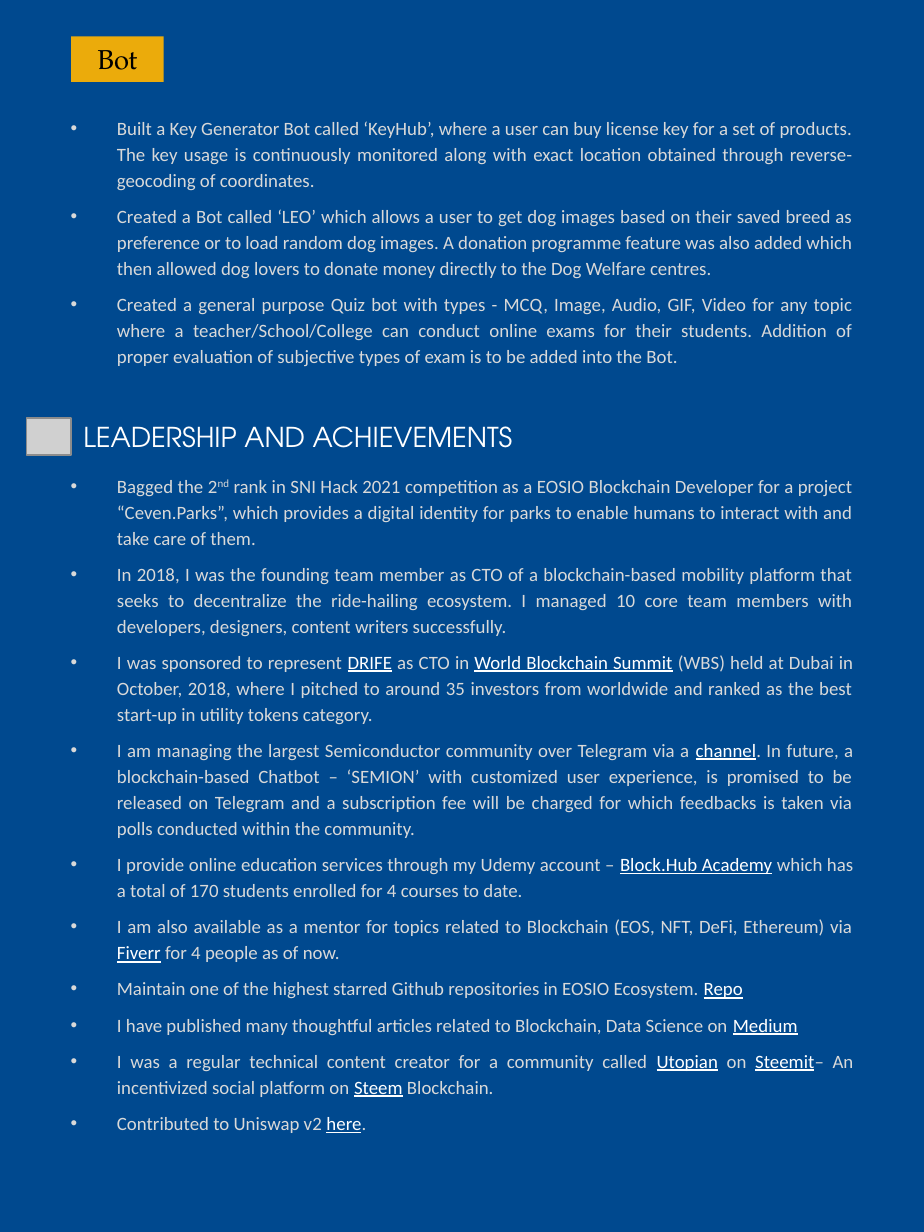
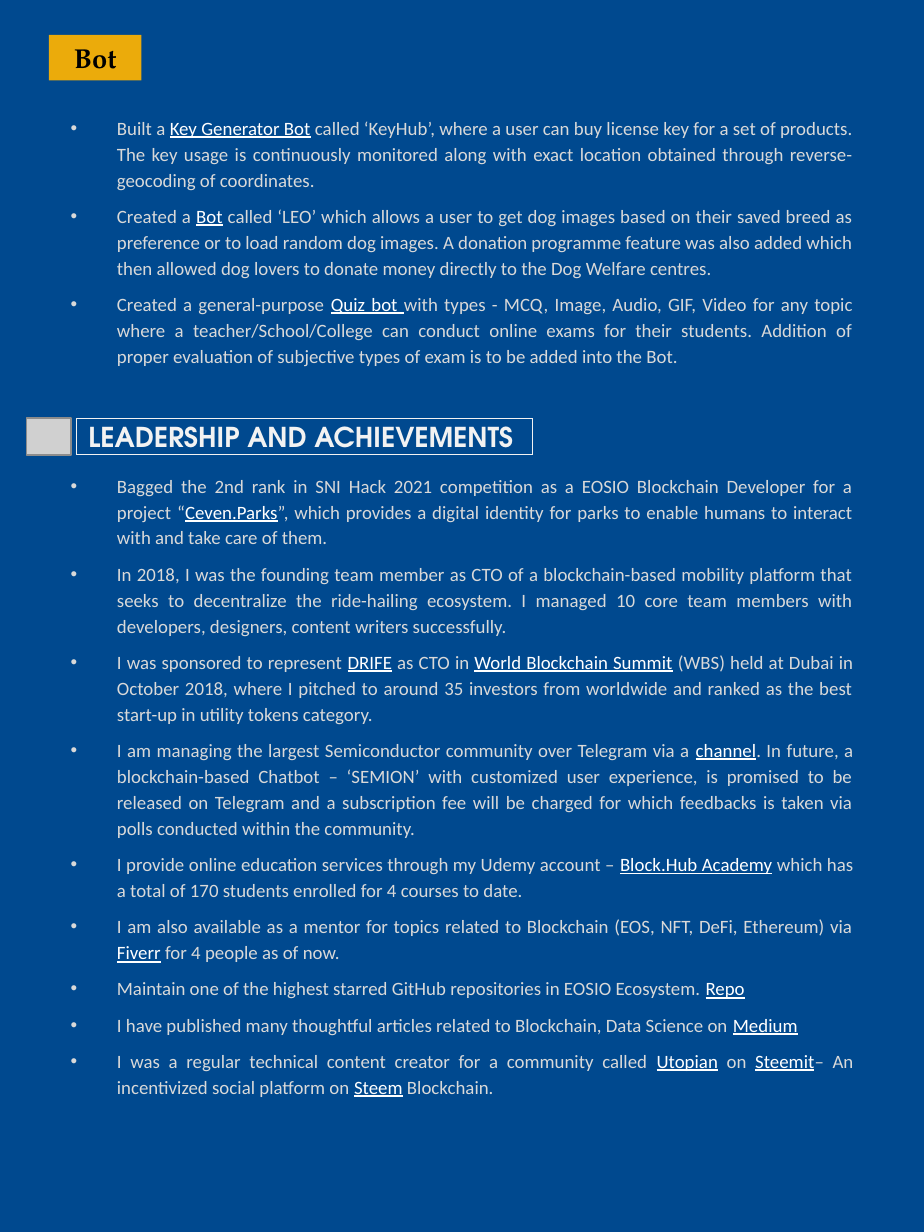
Before and after one commit to abhi3700/my_resume, a slide deck: slide 4 of my_resume.pptx. Drawn at 924x1232 pixels with LibreOffice and Linux fonts; fonts in the diff are those of the drawing; grey boxes stand for pictures. Boxes give left, top, right and bottom in pixels: in the first picture for what was removed or moved away, otherwise in the second. Text is boxed around its words. In the diff, an @@ line names an element or a change of style, - is before the commit and + after.

```diff
--- a/my_resume.pptx
+++ b/my_resume.pptx
@@ rectangle "Bot": place and size @@
-rectangle "Bot" at (71,37,164,83)
+rectangle "Bot" at (49,34,142,80)
@@ rectangle "Bot" at (49,34,142,80): bold on @@
@@ text at (117,121,852,279): text colour #D9D9D9 to #FFFFFF, underline on in "Key Generator Bot", "Bot" @@
@@ text at (117,298,852,366): text changed @@
-• Created a general purpose Quiz bot with types - MCQ, Image, Audio, GIF, Video for any topic where a teacher/School/College can conduct online exams for their students. Addition of proper evaluation of subjective types of exam is to be added into the Bot.
+• Created a general-purpose Quiz bot with types - MCQ, Image, Audio, GIF, Video for any topic where a teacher/School/College can conduct online exams for their students. Addition of proper evaluation of subjective types of exam is to be added into the Bot.
@@ rectangle "LEADERSHIP AND ACHIEVEMENTS": place and size @@
-rectangle "LEADERSHIP AND ACHIEVEMENTS" at (83,426,513,448)
+rectangle "LEADERSHIP AND ACHIEVEMENTS" at (76,418,533,455)
@@ rectangle "LEADERSHIP AND ACHIEVEMENTS" at (76,418,533,455): text colour #FFFFFF to #F2F2F2, bold on; outline none to #F2F2F2 0.75 pt @@
@@ text at (117,480,852,544): text colour #D9D9D9 to #FFFFFF, underline on in "“Ceven.Parks”,"; now on the baseline in "2nd" @@
@@ text at (117,655,853,725): text changed @@
-• I was sponsored to represent DRIFE as CTO in World Blockchain Summit (WBS) held at Dubai in October, 2018, where I pitched to around 35 investors from worldwide and ranked as the best start-up in utility tokens category.
+• I was sponsored to represent DRIFE as CTO in World Blockchain Summit (WBS) held at Dubai in October 2018, where I pitched to around 35 investors from worldwide and ranked as the best start-up in utility tokens category.
@@ text at (117,982,745,999): text changed @@
-• Maintain one of the highest starred Github repositories in EOSIO Ecosystem. Repo
+• Maintain one of the highest starred GitHub repositories in EOSIO Ecosystem. Repo
@@ text at (117,1117,366,1133): paragraph removed @@
-• Contributed to Uniswap v2 here.
```
Also in this commit, not shown: 3 other slides changed, 1 other file.
